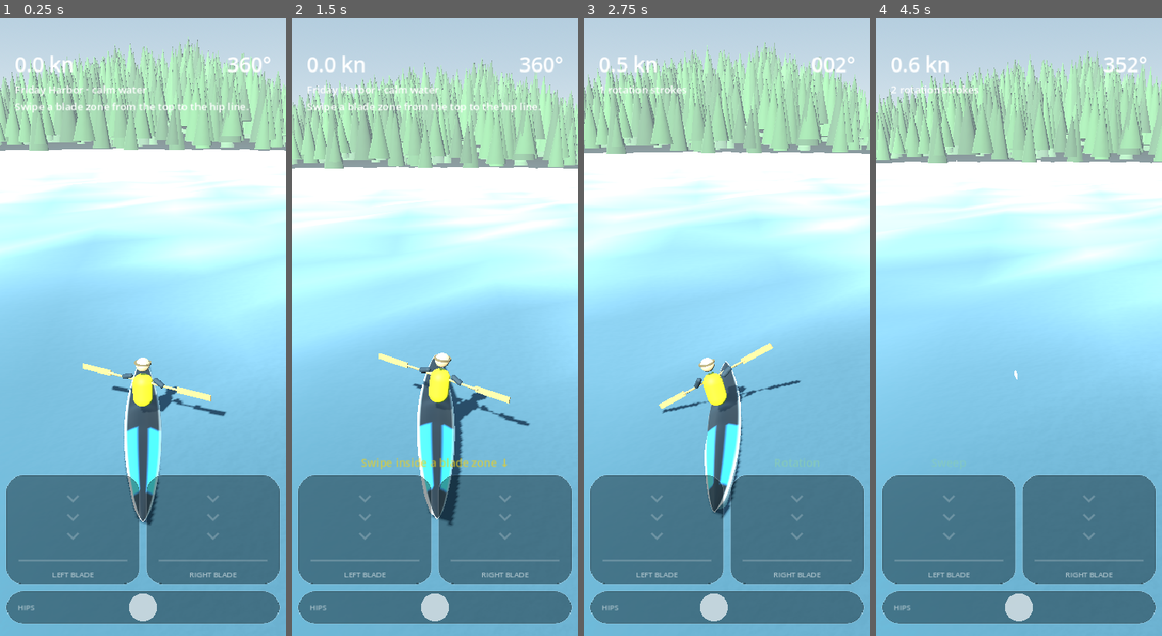
Above: before the commit, frames 1-4 (left to right).
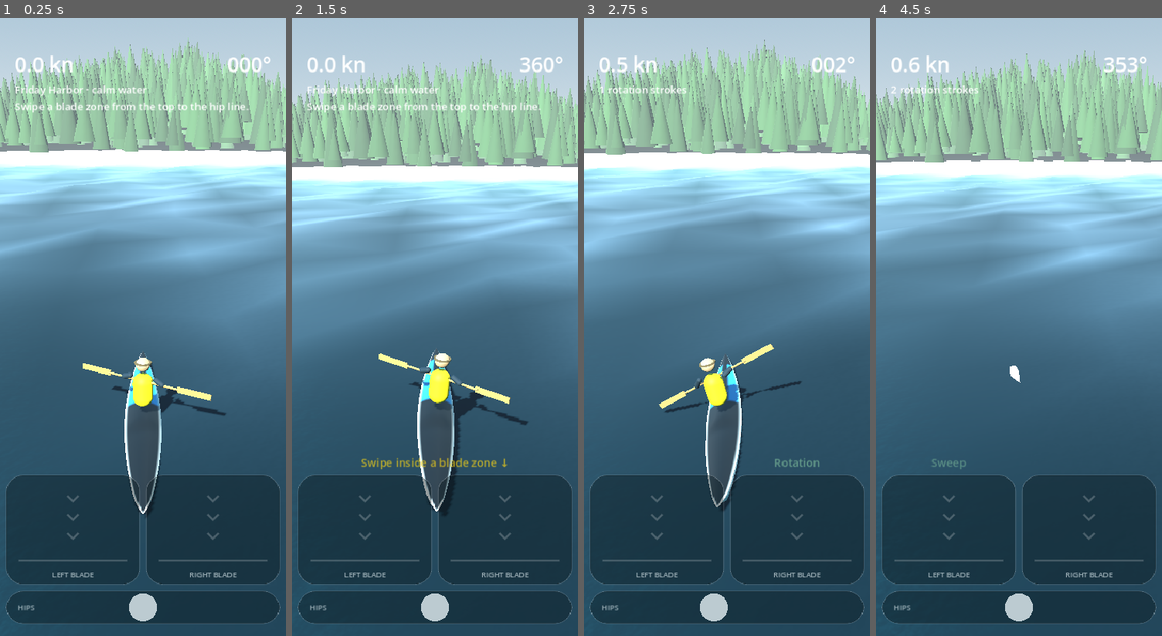
Above: after the commit, the same moments.

Repository: twknab/salish-sea-expeditions
Game: Godot game, scene res://scenes/sea.tscn
Same seed, same stepped clock (60 frames per second), same inputs: the game is played once before the commit and once after it.
Inputs (mouse positions are in pixels of both pictures, inside the frame that each line leads up to):
- Up to frame 1 (0.25 s): no input
- Up to frame 2 (1.5 s): tap Enter at 0.5 s; drag from (435, 327) to (463, 191) at 0.52 s; drag from (377, 357) to (420, 450) at 1.27 s
- Up to frame 3 (2.75 s): move the mouse to (755, 191) at 2.02 s; hold D from 2.03 s (still down); tap Q at 2.1 s; click (755, 191) at 2.17 s
- Up to frame 4 (4.5 s): release D at 2.75 s; drag from (1004, 450) to (933, 234) at 2.77 s; move the mouse to (1104, 419) at 3.52 s; hold A 3.53-4.25 s; tap Z at 3.6 s; click (1104, 419) at 3.67 s; drag from (933, 234) to (976, 172) at 4.27 s

The runs differ from the first frame. In frame 1, 76% of the frame differs, in the area x 0-100%, y 3-100%; in frame 2, 77%; in frame 3, 77%; in frame 4, 83%, in the area x 0-100%, y 5-100%.

Commit message:
Godot: bow forward, calmer buoyancy, mouse input, colour spaces, pose probe
Co-Authored-By: Claude Fable 5.1 <noreply@anthropic.com>
Claude-Session: https://claude.ai/code/session_012pnZHEZ1nKNhR1ekswgXzX

Diff:
--- a/godot/project.godot
+++ b/godot/project.godot
@@ -26,7 +26,7 @@
 
 [input_devices]
 
-pointing/emulate_touch_from_mouse=true
+pointing/emulate_touch_from_mouse=false
 pointing/emulate_mouse_from_touch=false
 
 [physics]
--- a/godot/scripts/camera_rig.gd
+++ b/godot/scripts/camera_rig.gd
@@ -16,6 +16,9 @@
 	_cam.far = 1200.0
 	add_child(_cam)
 	_snap()
+
+func camera_position() -> Vector3:
+	return _cam.global_position
 
 func _snap() -> void:
 	_fwd = -_target.global_basis.z
--- a/godot/scripts/controls.gd
+++ b/godot/scripts/controls.gd
@@ -56,6 +56,15 @@
 		accept_event()
 	elif ev is InputEventScreenDrag:
 		_move(ev.index, ev.position)
+		accept_event()
+	elif ev is InputEventMouseButton and ev.button_index == MOUSE_BUTTON_LEFT:
+		if ev.pressed:
+			_down(100, ev.position)
+		else:
+			_up(100, ev.position)
+		accept_event()
+	elif ev is InputEventMouseMotion and (ev.button_mask & MOUSE_BUTTON_MASK_LEFT):
+		_move(100, ev.position)
 		accept_event()
 
 func _now() -> float:
--- a/godot/scripts/island.gd
+++ b/godot/scripts/island.gd
@@ -119,6 +119,7 @@
 	mmi.multimesh = mm
 	var mat := StandardMaterial3D.new()
 	mat.vertex_color_use_as_albedo = true
+	mat.vertex_color_is_srgb = true
 	mat.roughness = 0.95
 	mmi.material_override = mat
 	add_child(mmi)
--- a/godot/scripts/kayak.gd
+++ b/godot/scripts/kayak.gd
@@ -23,6 +23,10 @@
 const SETTLE := 0.1
 var _probes: Array[Vector3] = []
 var _paddler: Paddler
+var _hull_mesh: MeshInstance3D
+
+func debug_line() -> String:
+	return "kayak pos=%s aabb=%s vis=%s" % [global_position, _hull_mesh.get_aabb().size, _hull_mesh.is_visible_in_tree()]
 
 func _ready() -> void:
 	mass = 100.0
@@ -33,13 +37,16 @@
 	mesh.mesh = Hull.build_mesh(deck_color, hull_color, panel_color)
 	var mat := StandardMaterial3D.new()
 	mat.vertex_color_use_as_albedo = true
+	mat.vertex_color_is_srgb = true
+	mat.cull_mode = BaseMaterial3D.CULL_DISABLED
 	mat.roughness = 0.35
 	mat.metallic = 0.0
 	mat.specular = 0.55
 	mesh.material_override = mat
 	# The hull model points its bow along +x; the body's forward is -z, so turn the model.
-	mesh.rotation.y = -PI / 2.0
+	mesh.rotation.y = PI / 2.0
 	add_child(mesh)
+	_hull_mesh = mesh
 	var shape := CollisionShape3D.new()
 	var box := BoxShape3D.new()
 	box.size = Vector3(Hull.B, 0.3, Hull.L * 0.96)
@@ -66,7 +73,7 @@
 		if f > 0.0:
 			var at := wp - global_position
 			var vel := linear_velocity + angular_velocity.cross(at)
-			f -= vel.y * share * 0.35  # water damps vertical motion at the probe
+			f -= vel.y * share * 0.9  # water damps vertical motion at the probe
 			apply_force(Vector3.UP * maxf(f, 0.0), at)
 	# Hull drag: a keel line resists sideways slip, the fine ends let it run forward.
 	var fwd := -global_basis.z
--- a/godot/scripts/sea.gd
+++ b/godot/scripts/sea.gd
@@ -16,6 +16,7 @@
 var _t := 0.0
 var _sun: DirectionalLight3D
 var _count := 0
+var _dbg := 0.0
 
 func _ready() -> void:
 	_sky()
@@ -45,7 +46,7 @@
 	env.ambient_light_source = Environment.AMBIENT_SOURCE_SKY
 	env.ambient_light_sky_contribution = 0.9
 	env.tonemap_mode = Environment.TONE_MAPPER_FILMIC
-	env.tonemap_exposure = 1.05
+	env.tonemap_exposure = 0.95
 	env.fog_enabled = true
 	env.fog_light_color = Color("c0d0d8")
 	env.fog_density = 0.0016
@@ -57,7 +58,7 @@
 	var elev := deg_to_rad(-12.0 - 46.0 * sin(clampf((hour - 6.0) / 14.0, 0.0, 1.0) * PI))
 	_sun.rotation = Vector3(elev, deg_to_rad(-55.0 + (hour - 6.0) * 12.0), 0.0)
 	_sun.light_color = Color("fff1d6")
-	_sun.light_energy = 1.3
+	_sun.light_energy = 1.1
 	_sun.shadow_enabled = true
 	_sun.directional_shadow_max_distance = 60.0
 	add_child(_sun)
@@ -68,7 +69,11 @@
 	kayak.sea_time = _t
 	# The water plane rides along under the boat so the sea never ends.
 	water.global_position = Vector3(kayak.global_position.x, 0.0, kayak.global_position.z)
-	speed_label.text = "%.1f kn" % kayak.speed_knots()
+	_dbg += delta
+	if _dbg > 3.0:
+		_dbg = 0.0
+		print("[sse] ", kayak.debug_line(), " cam=", ($CameraRig as Node3D).global_position, " camchild=", ($CameraRig as CameraRig).camera_position())
+	speed_label.text = "%.1f kn" % absf(kayak.speed_knots())
 	var deg := fposmod(rad_to_deg(kayak.heading), 360.0)
 	heading_label.text = "%03d°" % int(round(deg))
 
--- a/godot/shaders/land.gdshader
+++ b/godot/shaders/land.gdshader
@@ -8,7 +8,7 @@
 void fragment() {
 	vec3 w = (INV_VIEW_MATRIX * vec4(VERTEX, 1.0)).xyz;
 	float g = texture(grain, w.xz * 0.08).r;
-	ALBEDO = COLOR.rgb * (0.86 + 0.28 * g);
+	ALBEDO = pow(COLOR.rgb, vec3(2.2)) * (0.86 + 0.28 * g);
 	ROUGHNESS = 0.95;
 	SPECULAR = 0.1;
 }
--- a/godot/shaders/sea.gdshader
+++ b/godot/shaders/sea.gdshader
@@ -8,10 +8,10 @@
 uniform vec4 waves[4];          // dir.x, dir.z, steepness, wavelength — mirrored in waves.gd
 uniform float sea_state : hint_range(0.0, 1.0) = 0.3;
 uniform float t = 0.0;
-uniform vec3 deep_color : source_color = vec3(0.03, 0.14, 0.18);
-uniform vec3 shallow_color : source_color = vec3(0.16, 0.42, 0.42);
+uniform vec3 deep_color : source_color = vec3(0.02, 0.09, 0.13);
+uniform vec3 shallow_color : source_color = vec3(0.10, 0.34, 0.36);
 uniform vec3 sand_color : source_color = vec3(0.55, 0.52, 0.40);
-uniform vec3 sky_color : source_color = vec3(0.62, 0.74, 0.84);
+uniform vec3 sky_color : source_color = vec3(0.50, 0.64, 0.76);
 uniform sampler2D ripple : hint_normal, filter_linear_mipmap, repeat_enable;
 uniform float ripple_scale = 0.18;
 uniform vec3 island_center = vec3(0.0, 0.0, -140.0);
@@ -58,11 +58,11 @@
 	NORMAL_MAP_DEPTH = 1.0;
 	vec3 water = mix(sand_color, mix(shallow_color, deep_color, depth_t), smoothstep(0.0, 0.25, depth_t));
 	float fresnel = pow(1.0 - clamp(dot(normalize(NORMAL), VIEW), 0.0, 1.0), 4.0);
-	vec3 col = mix(water, sky_color, 0.35 + 0.55 * fresnel);
+	vec3 col = mix(water, sky_color, 0.12 + 0.6 * fresnel);
 	col = mix(col, vec3(0.92, 0.95, 0.96), crest * 0.8);
 	ALBEDO = col;
-	ROUGHNESS = mix(0.06, 0.22, crest);
-	SPECULAR = 0.6;
+	ROUGHNESS = mix(0.14, 0.3, crest);
+	SPECULAR = 0.4;
 	METALLIC = 0.0;
 	ALPHA = 1.0;
 }
--- /dev/null
+++ b/godot/tests/debug_pose.gd
@@ -0,0 +1,17 @@
+## Prints the kayak's pose over the first seconds, headless, to see whether it floats.
+##   godot --headless --path godot -s res://tests/debug_pose.gd
+extends SceneTree
+var _f := 0
+var _scene: Node
+func _init() -> void:
+	_scene = load("res://scenes/sea.tscn").instantiate()
+	root.add_child(_scene)
+func _process(_d: float) -> bool:
+	_f += 1
+	if _f % 60 == 0:
+		var k: Node3D = _scene.get_node("Kayak")
+		var cam: Node3D = _scene.get_node("CameraRig")
+		print("t=%ds pos=%s up=%s fwd=%s cam=%s" % [_f / 60, k.global_position, k.global_basis.y, -k.global_basis.z, cam.global_position])
+	if _f >= 360:
+		quit()
+	return false
Not shown, added: godot/tests/debug_pose.gd.uid
